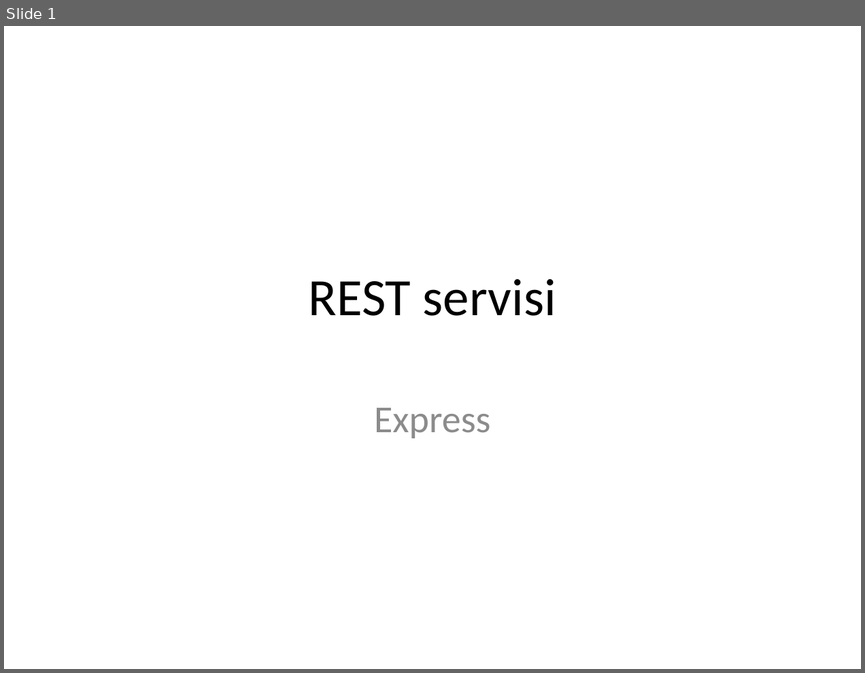
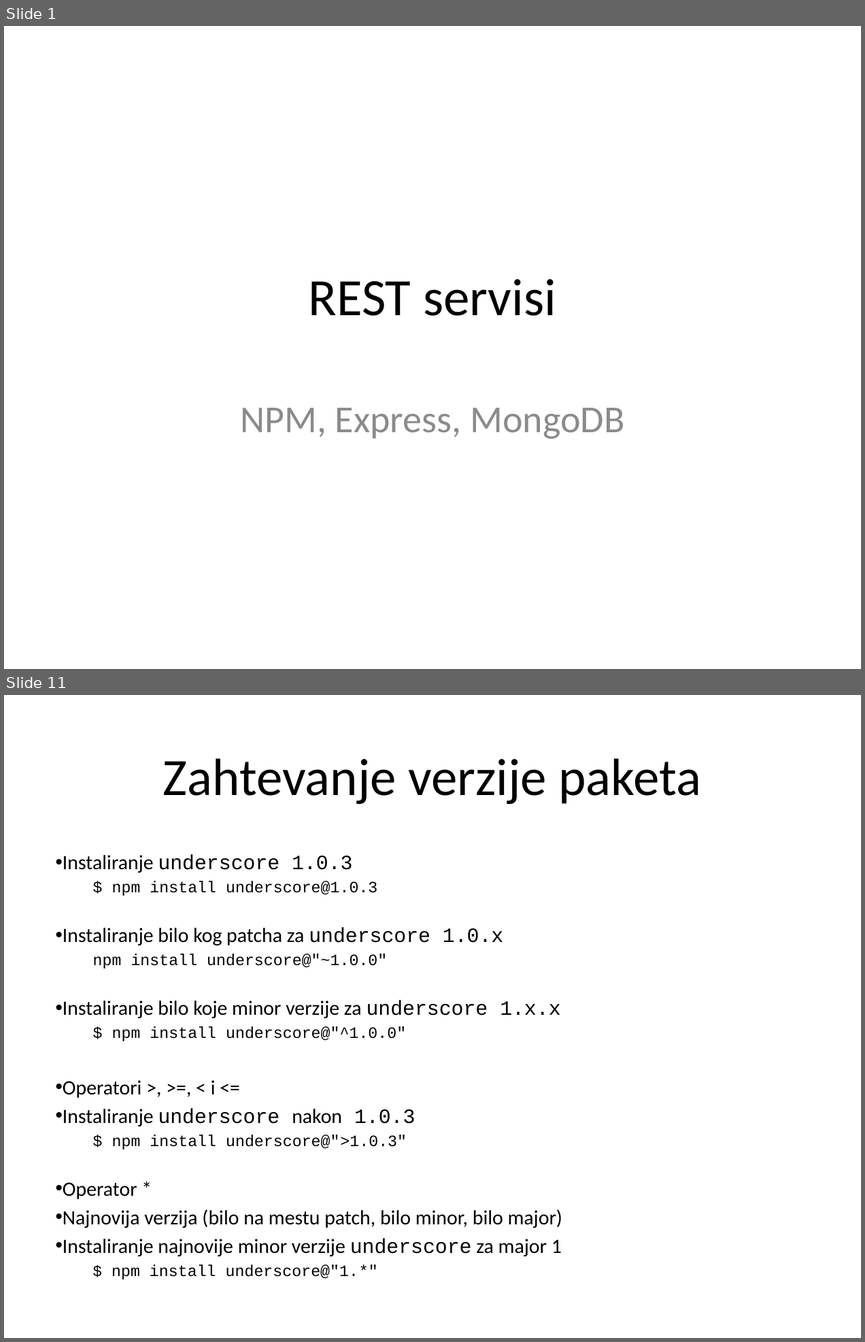
Before and after one commit to XWS2016/BackEnd, a slide deck: 02_REST_servisi/BackEnd_02_REST_servisi.pptx. Shown one above the other, each under a label of ours: slide 1 before the commit, slides 1 and 11 after it; the slides between them are not shown. The pictures are 865x673 and 865x1342 pixels, drawn with LibreOffice and Linux fonts; fonts in the diff are those of the drawing. Boxes give left, top, right and bottom in pixels: in the first picture for what was removed or moved away, otherwise in the second. Text is boxed around its words. In the diff, an @@ line names an element or a change of style, - is before the commit and + after.

```diff
--- a/02_REST_servisi/BackEnd_02_REST_servisi.pptx
+++ b/02_REST_servisi/BackEnd_02_REST_servisi.pptx
@@ slide 11 added at [4,695,861,1338], background #FFFFFF @@
@@ title added at [163,758,701,804], 44 pt, text #000000 @@
+Zahtevanje verzije paketa
@@ text added at [62,855,562,1279], 17.1 pt, text #000000 @@
+• Instaliranje underscore 1.0.3
+  $ npm install underscore@1.0.3
+• Instaliranje bilo kog patcha za underscore 1.0.x
+  npm install underscore@"~1.0.0"
+• Instaliranje bilo koje minor verzije za underscore 1.x.x
+  $ npm install underscore@"^1.0.0"
+• Operatori >, >=, < i <=
+• Instaliranje underscore nakon 1.0.3
+  $ npm install underscore@">1.0.3"
+• Operator *
+• Najnovija verzija (bilo na mestu patch, bilo minor, bilo major)
+• Instaliranje najnovije minor verzije underscore za major 1
+  $ npm install underscore@"1.*"
@@ slide 1 changed as well @@
@@ subtitle at [240,407,624,439]: text changed @@
-Express
+NPM, Express, MongoDB
```
Also in this commit, not shown: 25 other slides added, 1 slide removed, 12 other files.
